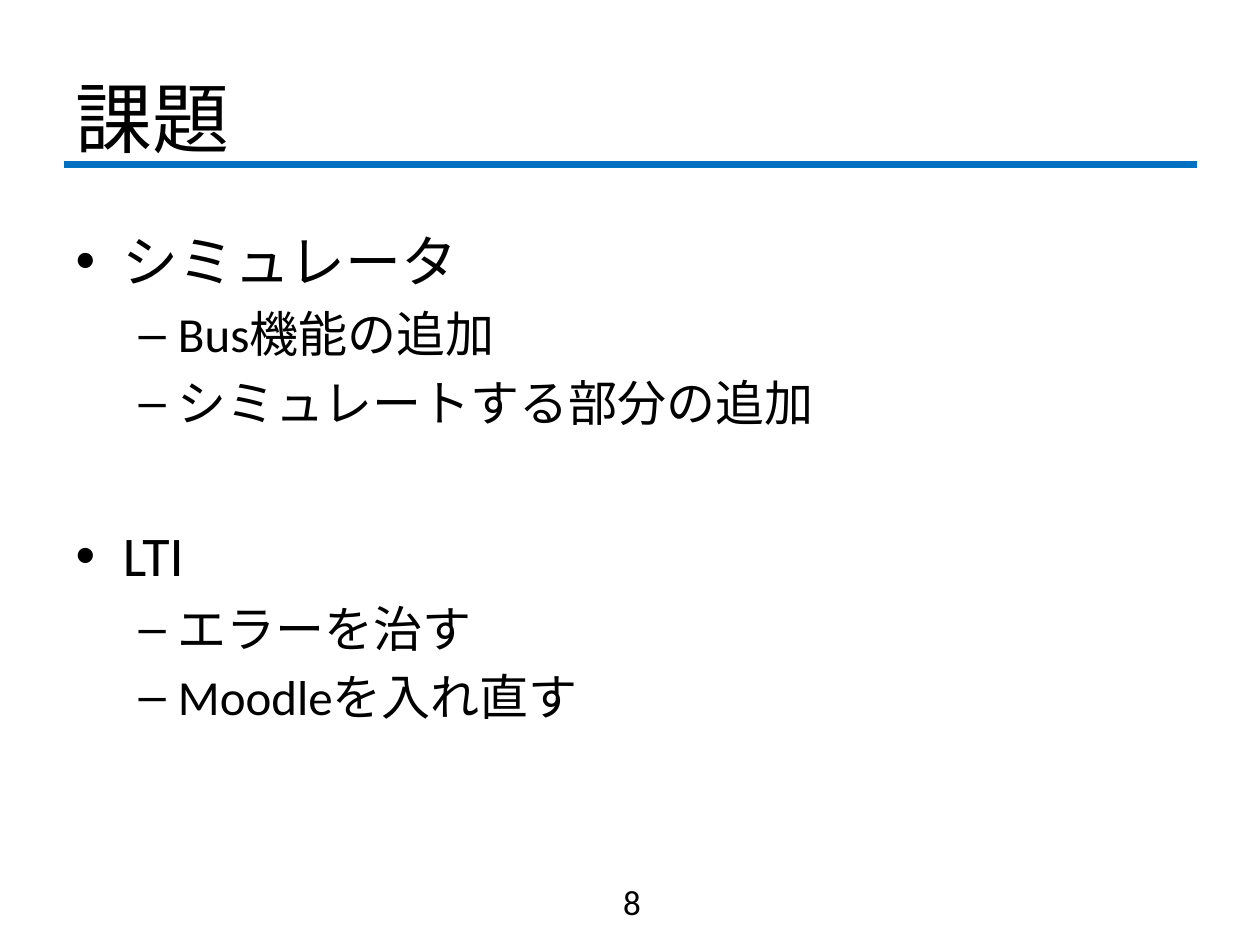
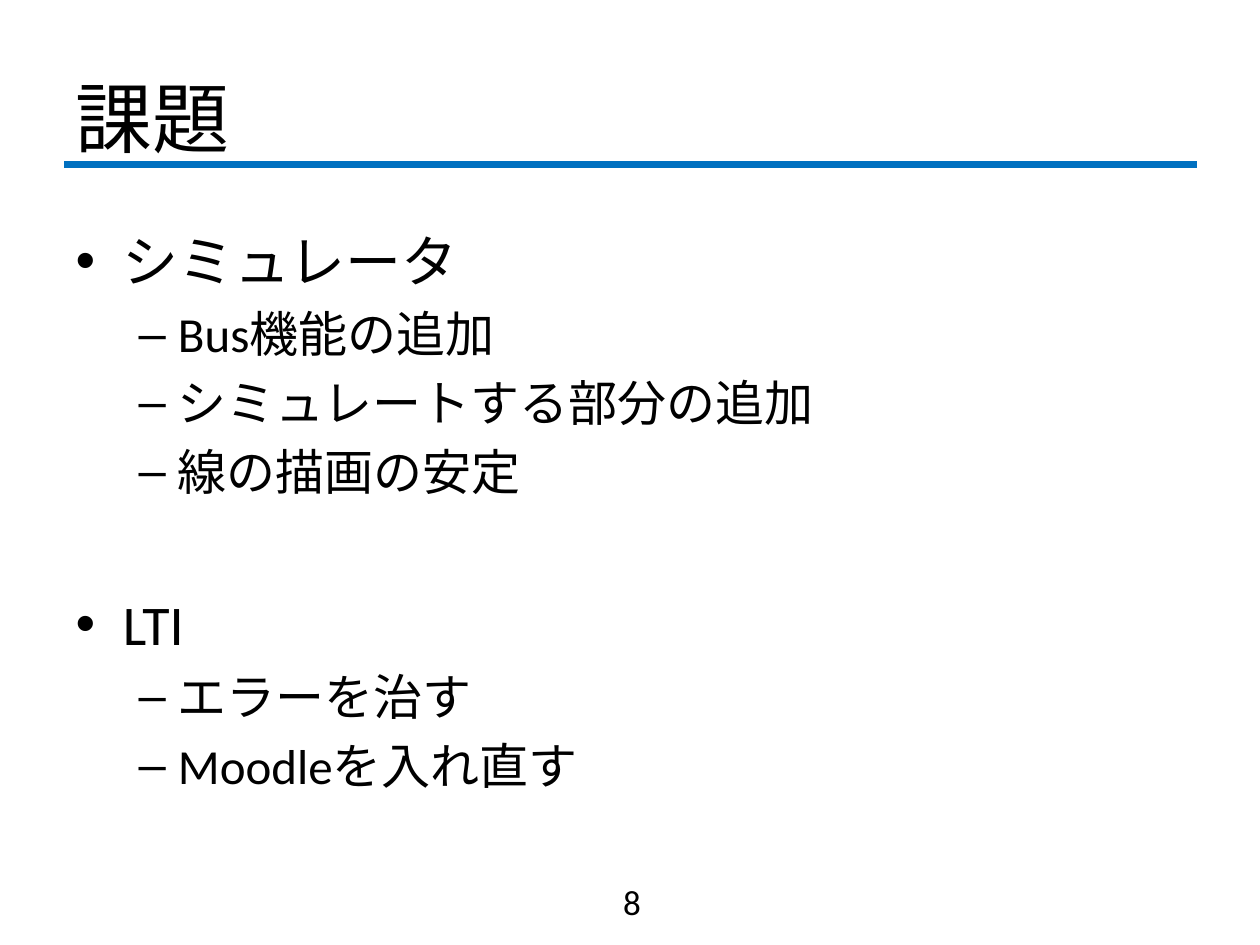
Before and after one commit to fujiLabo/fuji_simu, a slide deck: slide 8 of 1126進捗(真).pptx. Drawn at 1260x945 pixels with LibreOffice and Linux fonts; fonts in the diff are those of the drawing; background and template pictures are left out. Boxes give left, top, right and bottom in pixels: in the first picture for what was removed or moved away, otherwise in the second. Text is boxed around its words. In the diff, an @@ line names an element or a change of style, - is before the commit and + after.

```diff
--- a/1126進捗(真).pptx
+++ b/1126進捗(真).pptx
@@ text at bbox=[178, 448, 521, 494]: paragraph added @@
+  – 線の描画の安定
```
Also in this commit, not shown: 2 other files.
